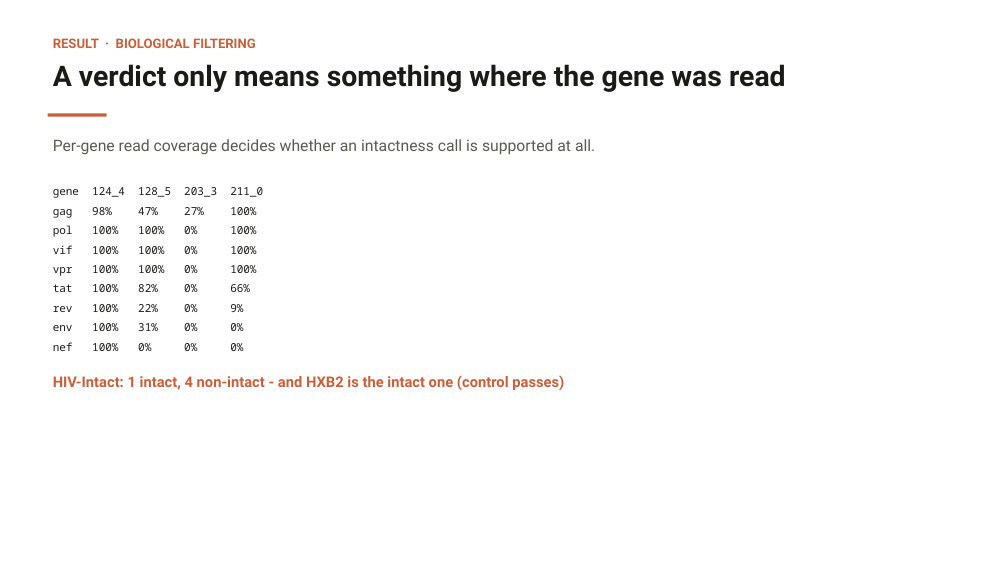
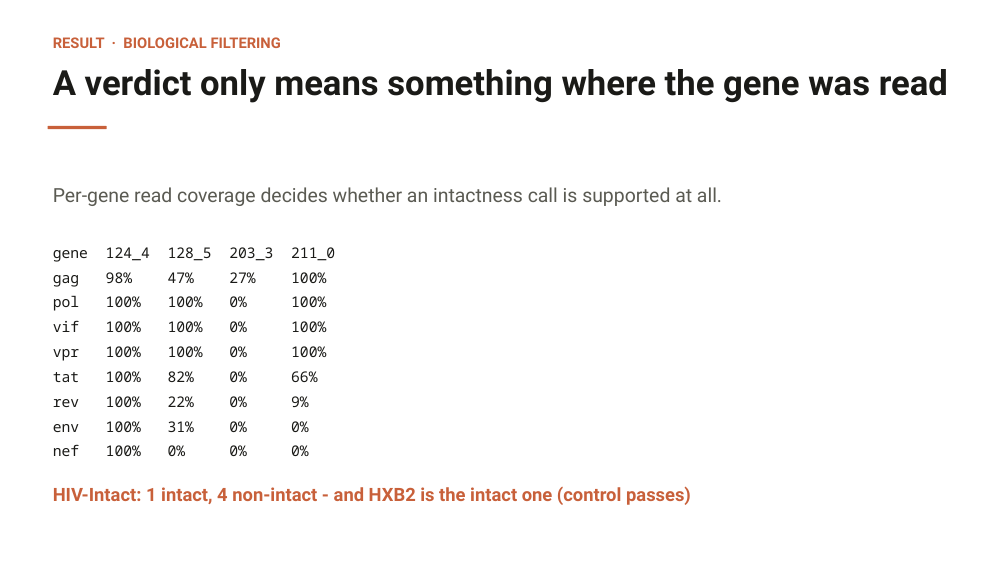
Before and after one commit to JNagawa/HIV-1-Proviral-U3_Region-Analysis--Subtypes-A1-D-and-Recombinants, a slide deck: slide 14 of writeups/PacBio_Pipeline_Report.pptx. Drawn at 1008x567 pixels with LibreOffice and Linux fonts; fonts in the diff are those of the drawing. Boxes give left, top, right and bottom in pixels: in the first picture for what was removed or moved away, otherwise in the second. Text is boxed around its words. In the diff, an @@ line names an element or a change of style, - is before the commit and + after.

```diff
--- a/writeups/PacBio_Pipeline_Report.pptx
+++ b/writeups/PacBio_Pipeline_Report.pptx
@@ text "RESULT · BIOLOGICAL FILTERING" at (x1=53, y1=37, x2=281, y2=48): size 12.5 to 14 pt @@
@@ text "A verdict only means something ..." at (x1=53, y1=69, x2=948, y2=103): size 27 to 33 pt @@
@@ rounded rectangle moved from (x1=48, y1=113, x2=107, y2=116) to (x1=48, y1=126, x2=107, y2=129) @@
@@ text "Per-gene read coverage decides whether ..." moved from (x1=53, y1=139, x2=595, y2=155) to (x1=53, y1=187, x2=722, y2=206) @@
@@ text "Per-gene read coverage decides whether ..." at (x1=53, y1=187, x2=722, y2=206): size 15 to 18.5 pt @@
@@ text "gene 124_4 128_5 203_3 211_0" moved from (x1=53, y1=187, x2=263, y2=198) to (x1=53, y1=247, x2=335, y2=262) @@
@@ text "gag 98% 47% 27% 100%" moved from (x1=53, y1=207, x2=256, y2=218) to (x1=53, y1=272, x2=326, y2=287) @@
@@ text "pol 100% 100% 0% 100%" moved from (x1=53, y1=225, x2=256, y2=237) to (x1=53, y1=295, x2=326, y2=311) @@
@@ text "vif 100% 100% 0% 100%" moved from (x1=53, y1=245, x2=256, y2=254) to (x1=53, y1=320, x2=326, y2=332) @@
@@ text "vpr 100% 100% 0% 100%" moved from (x1=53, y1=265, x2=256, y2=276) to (x1=53, y1=346, x2=326, y2=361) @@
@@ text "tat 100% 82% 0% 66%" moved from (x1=53, y1=284, x2=250, y2=292) to (x1=53, y1=371, x2=317, y2=382) @@
@@ text "rev 100% 22% 0% 9%" moved from (x1=53, y1=304, x2=243, y2=312) to (x1=53, y1=396, x2=309, y2=407) @@
@@ text "env 100% 31% 0% 0%" moved from (x1=53, y1=323, x2=243, y2=331) to (x1=53, y1=421, x2=309, y2=432) @@
@@ size 10.5 to 14 pt in 9 elements at (x1=53, y1=247, x2=335, y2=262), (x1=53, y1=272, x2=326, y2=287), (x1=53, y1=295, x2=326, y2=311), (x1=53, y1=320, x2=326, y2=332), (x1=53, y1=346, x2=326, y2=361), (x1=53, y1=371, x2=317, y2=382), (x1=53, y1=396, x2=309, y2=407), (x1=53, y1=421, x2=309, y2=432), (x1=53, y1=444, x2=309, y2=456) @@
@@ text "nef 100% 0% 0% 0%" moved from (x1=53, y1=342, x2=243, y2=351) to (x1=53, y1=444, x2=309, y2=456) @@
@@ text "HIV-Intact: 1 intact, 4 non-intact ..." moved from (x1=53, y1=375, x2=564, y2=390) to (x1=53, y1=486, x2=691, y2=505) @@
@@ text "HIV-Intact: 1 intact, 4 non-intact ..." at (x1=53, y1=486, x2=691, y2=505): size 14 to 17.5 pt @@
```
Also in this commit, not shown: 14 other slides changed, 2 other files.
